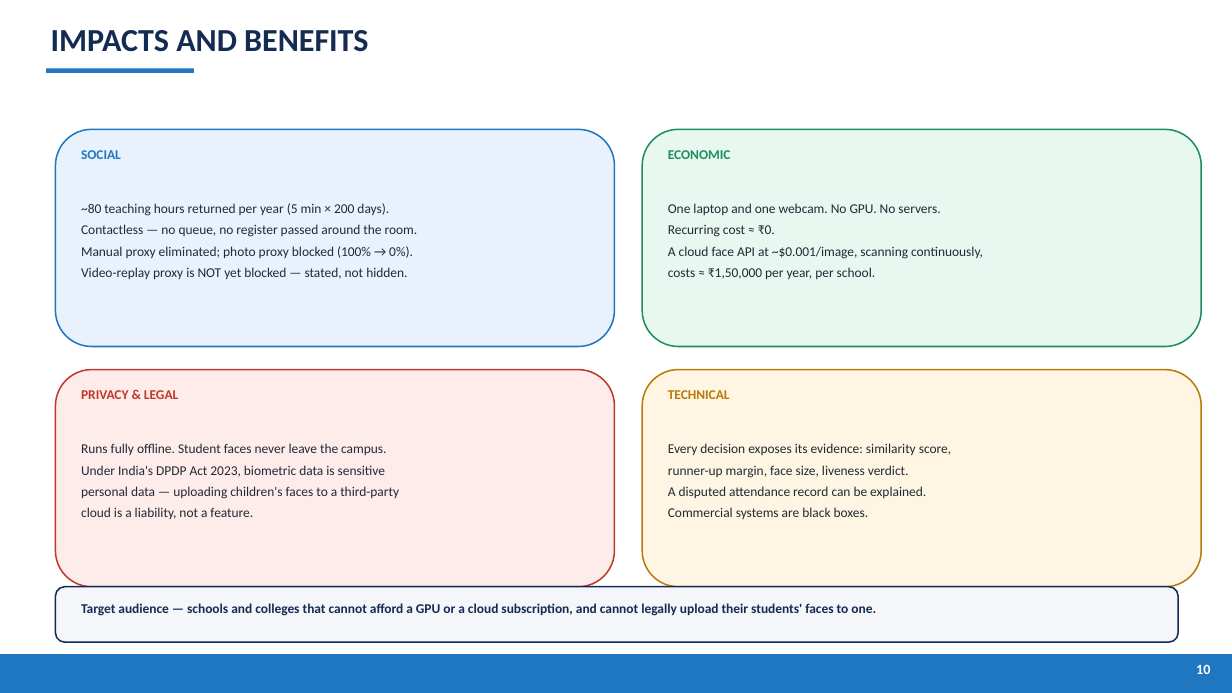
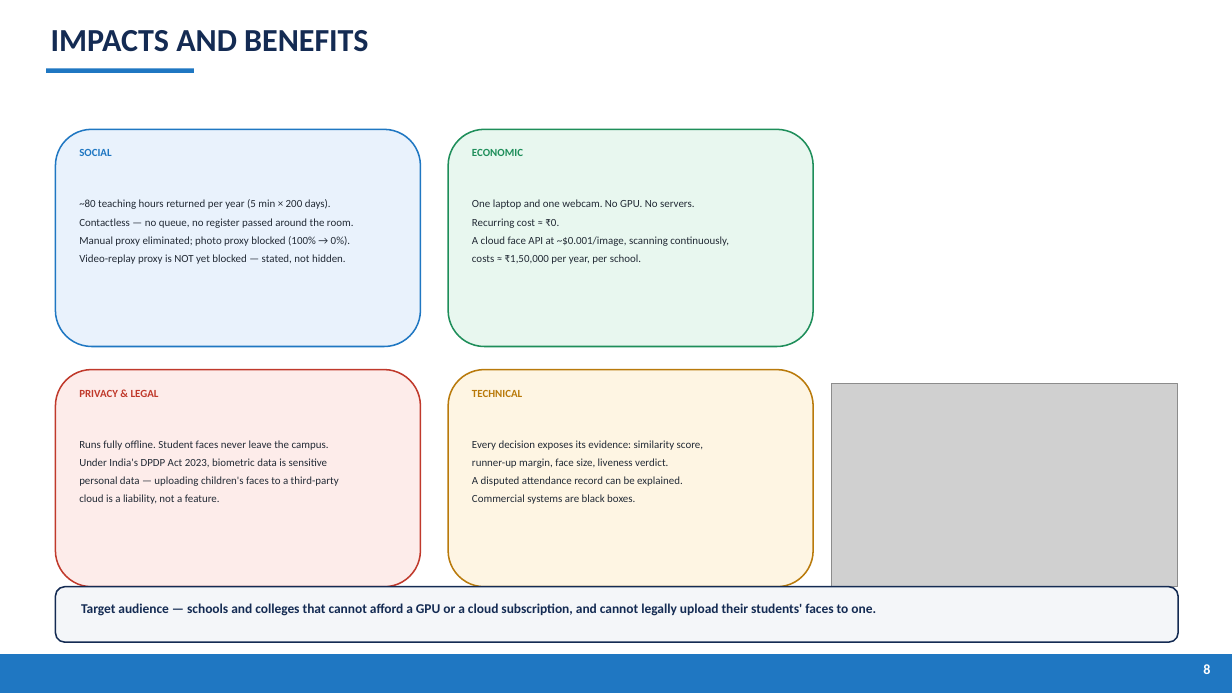
Before and after one commit to SohamBhattacharjee2003/MutiFace-Attendance-System, a slide deck: slide 9 of Server/results/PresenceAI_Presentation.pptx (slide 11 before the commit). Drawn at 1232x693 pixels with LibreOffice and Linux fonts; fonts in the diff are those of the drawing; grey boxes stand for pictures. Boxes give left, top, right and bottom in pixels: in the first picture for what was removed or moved away, otherwise in the second. Text is boxed around its words. In the diff, an @@ line names an element or a change of style, - is before the commit and + after.

Commit message:
Deck: drop the sequence diagram, 11 slides, five more generated diagrams
- Sequence diagram removed; the two methodology slides merged into one.
- New diagrams, all drawn from code: system architecture (one laptop, no cloud);
  the attack itself (real face and a photo of that face produce nearly identical
  embeddings, so both are marked present); genuine-vs-impostor score distributions
  with the calibrated threshold marked; the open-set ROC with AUC and EER; and the
  recurring-cost comparison against a cloud face API.
- The score distribution and ROC are recomputed on the SAME split scripts/evaluate.py
  uses, so the curves on the slides are the distributions the reported FAR actually
  came from — not a redraw from different data.

```diff
--- a/Server/results/PresenceAI_Presentation.pptx
+++ b/Server/results/PresenceAI_Presentation.pptx
@@ rounded rectangle: place and size @@
-rounded rectangle at [55, 129, 615, 347]
+rounded rectangle at [55, 129, 421, 347]
@@ rounded rectangle: place and size @@
-rounded rectangle at [642, 129, 1202, 347]
+rounded rectangle at [448, 129, 813, 347]
@@ text "ECONOMIC": place and size @@
-text "ECONOMIC" at [668, 150, 983, 279]
+text "ECONOMIC" at [472, 149, 729, 264]
@@ rounded rectangle: place and size @@
-rounded rectangle at [55, 370, 615, 587]
+rounded rectangle at [55, 370, 421, 587]
@@ rounded rectangle: place and size @@
-rounded rectangle at [642, 370, 1202, 587]
+rounded rectangle at [448, 370, 813, 587]
@@ size 10.5 to 8.5 pt in 4 elements at [79, 149, 354, 264], [79, 390, 339, 504], [472, 149, 729, 264], [472, 390, 703, 504] @@
@@ text "TECHNICAL": place and size @@
-text "TECHNICAL" at [668, 390, 951, 519]
+text "TECHNICAL" at [472, 390, 703, 504]
@@ picture added at [832, 384, 1177, 587] @@
@@ text at [1203, 664, 1210, 674]: text changed @@
-10
+8
```
Also in this commit, not shown: 8 other slides changed, 1 slide added, 3 slides removed, 6 other files.
